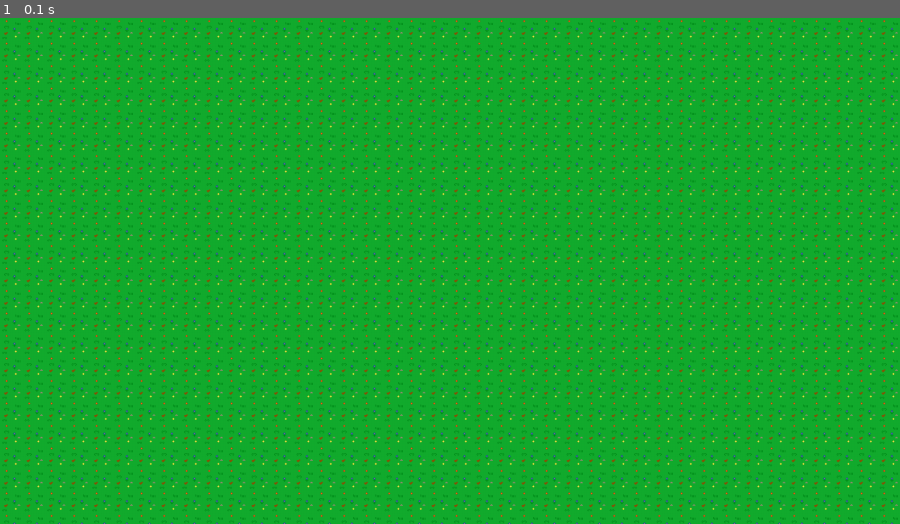
Above: before the commit, frame 1.
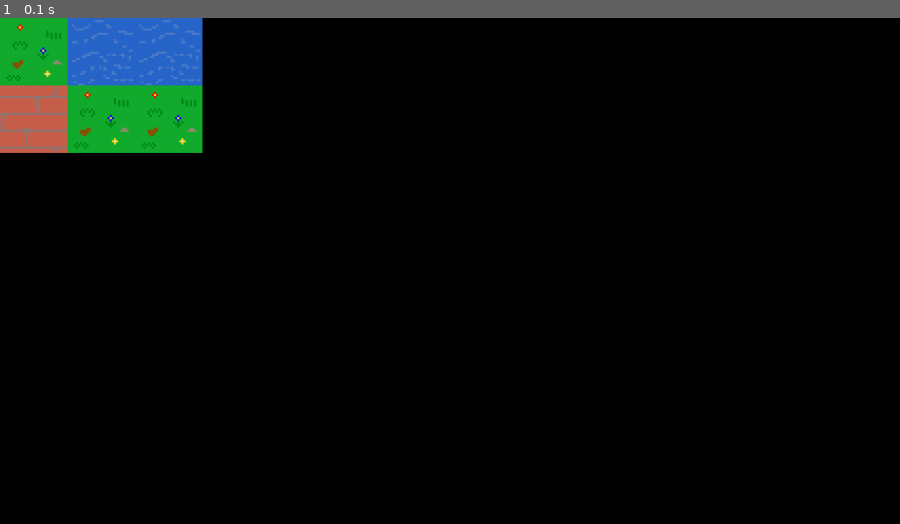
Above: after the commit, the same moment.

Repository: Quazyrog/kinga-pygame
Game: pygame game, started from game_main.py
The game is run twice, just before and just after one commit, with the same random seed, the same clock (stepped at 60 frames per second) and the same inputs.
Inputs:
- Up to frame 1 (0.1 s): no input

The runs differ from the first frame. In frame 1, 97% of the frame differs, in the area x 0-100%, y 0-100%.

Commit message:
Level class

Diff:
--- a/game_main.py
+++ b/game_main.py
@@ -1,16 +1,24 @@
 import pygame
+
 
 class Globals:
     running = True
     width = 1280
     height = 720
+    scale_value = 3
+    tile_base_size = 32
     grass_texture = None
 
 
 class Level:
-    def __init__(self, width, height):
-        self.width = width
-        self.height = height
+    def __init__(self):
+        self.width = 3
+        self.height = 2
+        self._tiles = [["grass", "brick"], ["water", "grass"], ["water", "grass"]]
+
+    def __getitem__(self, coord):
+        x, y = coord
+        return self._tiles[x][y]
 
 
 def handle_events():
@@ -24,22 +32,31 @@
     screen = pygame.display.set_mode((Globals.width, Globals.height))
 
     Globals.grass_texture = pygame.image.load('assets/grass.png')
+    Globals.grass_texture = pygame.transform.scale_by(Globals.grass_texture, Globals.scale_value)
+    Globals.water_texture = pygame.image.load('assets/water.png')
+    Globals.water_texture = pygame.transform.scale_by(Globals.water_texture, Globals.scale_value)
+    Globals.brick_texture = pygame.image.load('assets/brick.png')
+    Globals.brick_texture = pygame.transform.scale_by(Globals.brick_texture, Globals.scale_value)
 
+    l = Level()
     while Globals.running:
         handle_events()
         screen .fill("black")
-        x = 0
-        y = 0
-        while y < Globals.height:
-            while x < Globals.width:
-                screen.blit(Globals.grass_texture, (x, y))
-                x += 32
-            x = 0
-            y += 32
+        for level_y in range(l.height):
+            for level_x in range(l.width):
+                tile_x = level_x * Globals.tile_base_size * Globals.scale_value
+                tile_y = level_y * Globals.tile_base_size * Globals.scale_value
+                texture = None
+                if l[level_x, level_y] == "grass":
+                    texture = Globals.grass_texture
+                if l[level_x, level_y] == "water":
+                    texture = Globals.water_texture
+                if l[level_x, level_y] == "brick":
+                    texture = Globals.brick_texture
+                screen.blit(texture, (tile_x, tile_y))
         pygame.display.flip()
 
     pygame.quit()
 
 
-if __name__ == "__main__":
-    main()
+main()
